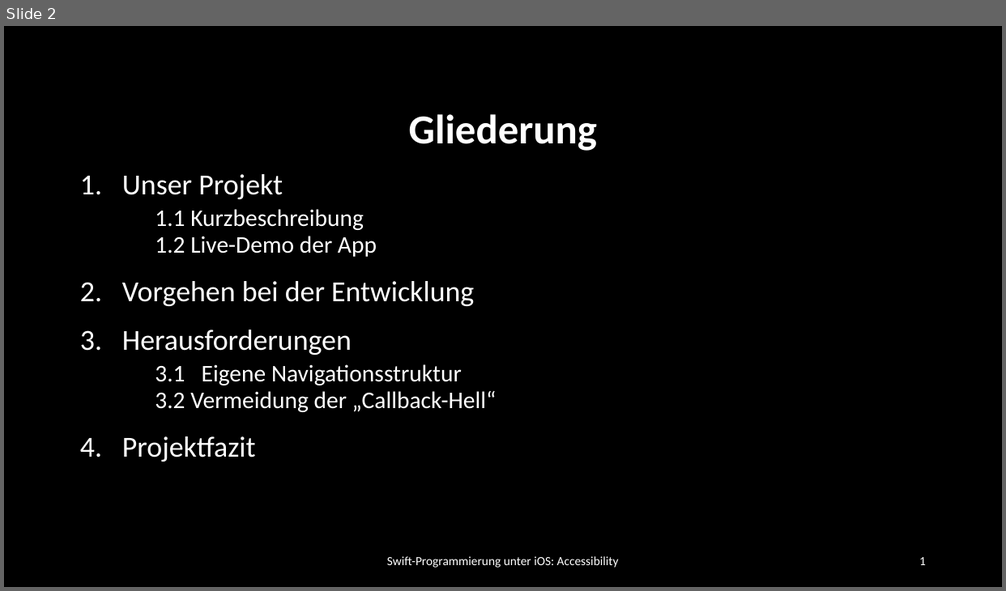
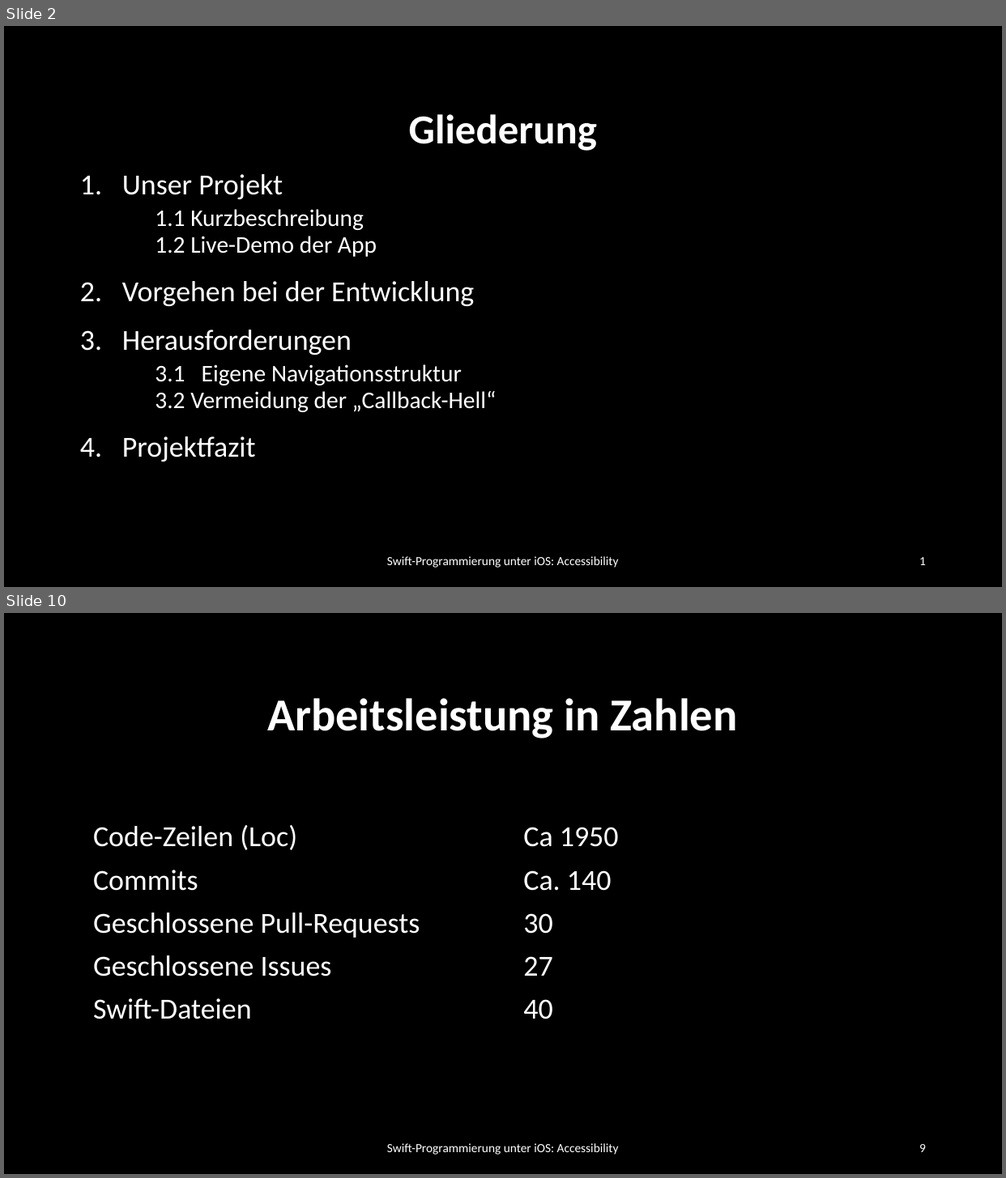
Before and after one commit to dspengler99/Quiz-With-Me, a slide deck: Präsentation/Quiz With Me.pptx. Shown one above the other, each under a label of ours: slide 2 before the commit, slides 2 and 10 after it; the slides between them are not shown. The pictures are 1006x591 and 1006x1178 pixels, drawn with LibreOffice and Linux fonts; fonts in the diff are those of the drawing; background and template pictures are left out. Boxes give left, top, right and bottom in pixels: in the first picture for what was removed or moved away, otherwise in the second. Text is boxed around its words. In the diff, an @@ line names an element or a change of style, - is before the commit and + after.

```diff
--- a/Präsentation/Quiz With Me.pptx
+++ b/Präsentation/Quiz With Me.pptx
@@ slide 10 added at (4, 613, 1002, 1174), background #000000 @@
@@ title added at (267, 698, 737, 739), 44 pt, text #FFFFFF, bold @@
+Arbeitsleistung in Zahlen
@@ table added at (86, 815, 947, 1028), 5 rows, 2 columns @@
+Code-Zeilen (Loc) | Ca 1950
+Commits | Ca. 140
+Geschlossene Pull-Requests | 30
+Geschlossene Issues | 27
+Swift-Dateien | 40
@@ text added at (387, 1144, 619, 1155), 12 pt, text #FFFFFF @@
+Swift-Programmierung unter iOS: Accessibility
@@ page number added at (919, 1144, 926, 1152), 12 pt, text #FFFFFF @@
+9
```
Also in this commit, not shown: 18 other slides added, 2 other files.
